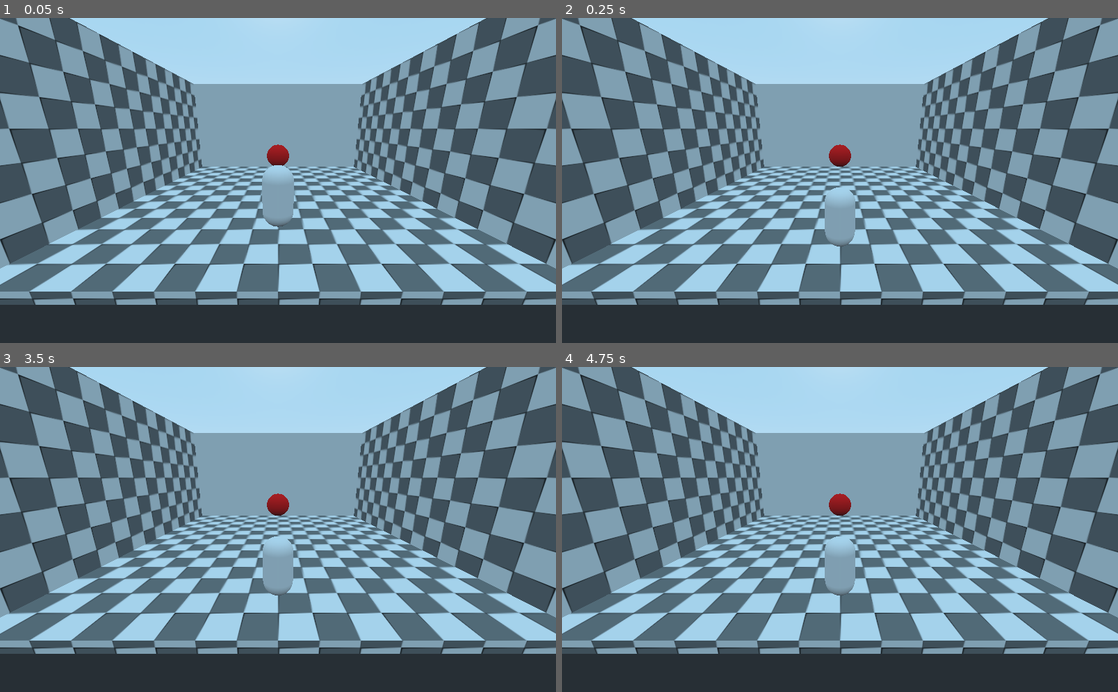
Above: before the commit, frames 1-4 (two rows, left to right).
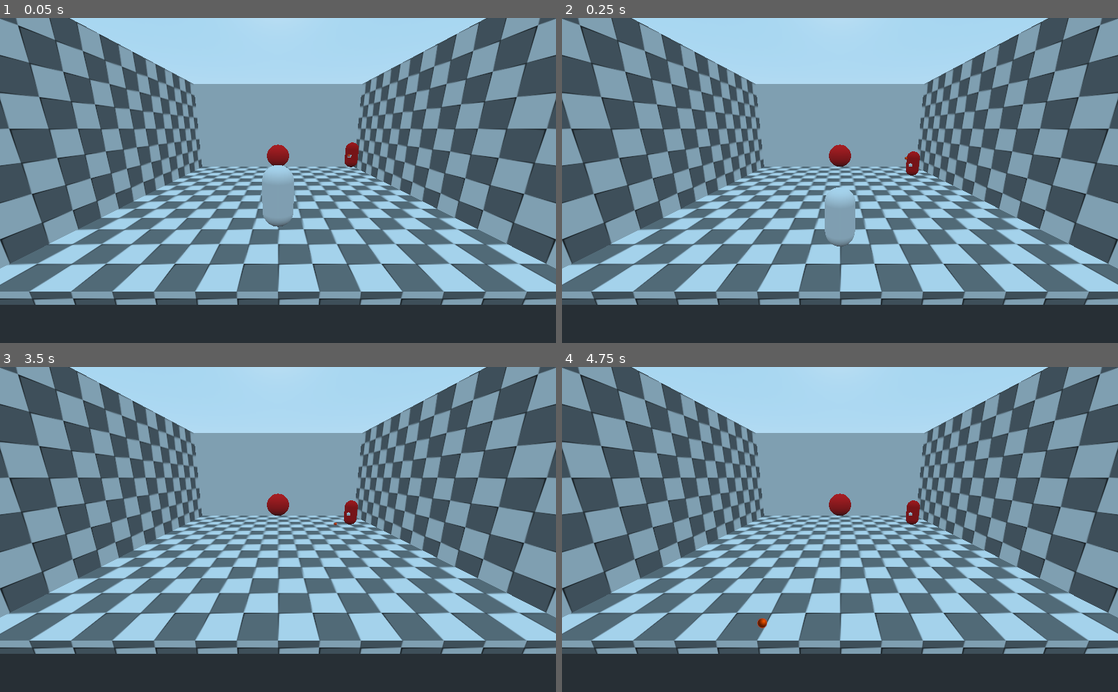
Above: after the commit, the same moments.

Repository: hellocld/bgsjam-xviii
Game: Godot game, scene res://Scenes/AAA_Primary/HallwayManager/HallwayManager.tscn
The game is run twice, just before and just after one commit, with the same random seed, the same clock (stepped at 60 frames per second) and the same inputs. The project has no main scene, so this scene is started directly.
Inputs:
- Up to frame 1 (0.05 s): no input
- Up to frame 2 (0.25 s): no input
- Up to frame 3 (3.5 s): tap Enter at 0.5, 2 s; tap Space at 1.25, 2.75 s
- Up to frame 4 (4.75 s): tap Enter at 4.25 s

The runs differ from the first frame. In frame 1, 0.2% of the frame differs, in the area x 62-65%, y 38-46%; in frame 2, 0.2%; in frame 3, 0.9%; in frame 4, 1.0%, in the area x 35-65%, y 41-81%.
Error after the commit: Invalid get index 'global_transform' (on base: 'previously freed instance'). (res://Scenes/Creatures/Enemies/TestEnemy/WeaponPivot.gd:7)

Commit message:
Add enemy that shoots at you

Diff:
--- a/Autoloads/GameManager/GameManager.gd
+++ b/Autoloads/GameManager/GameManager.gd
@@ -1,12 +1,31 @@
 extends Node
 
-
+var _player : BaseCreature setget set_player,get_player
+var _hallway_manager : HallwayManager setget set_hallway_manager,get_hallway_manager
 var gravity = Vector3(0, -0.4, 0)
 var in_hall_transition := false
+
 
 func _ready() -> void:
 	EventBus.connect("hall_completed", self, "_on_hall_completed")
 	EventBus.connect("hall_start", self, "_on_hall_start")
+
+
+func set_player(player:BaseCreature) -> void:
+	_player = player
+
+
+func get_player() -> BaseCreature:
+	return _player
+
+
+func set_hallway_manager(hm:HallwayManager) -> void:
+	_hallway_manager = hm
+
+
+func get_hallway_manager() -> HallwayManager:
+	return _hallway_manager
+
 
 func _on_hall_completed() -> void:
 	in_hall_transition = true
--- a/EnemyBullet.gd
+++ /dev/null
@@ -1,10 +0,0 @@
-extends BaseCreature
-
-
-
-func _ready():
-	velocity = Vector3.FORWARD * Move_Speed
-
-
-func _on_Health_killed() -> void:
-	queue_free()
--- a/Scenes/AAA_Primary/HallwayManager/HallwayManager.gd
+++ b/Scenes/AAA_Primary/HallwayManager/HallwayManager.gd
@@ -1,3 +1,4 @@
+class_name HallwayManager
 extends Spatial
 
 export(float) var Hall_Transition_Speed := 2.0
@@ -12,6 +13,7 @@
 
 
 func _ready() -> void:
+	GameManager.set_hallway_manager(self)
 	EventBus.connect("hall_transtion_start", self, "_on_hall_transition_start")
 	# Select/instance first and second hall tiles
 	var first = _instance_random_hallway()
--- /dev/null
+++ b/Scenes/Creatures/Bullets/AAA_Baseline/BaseBullet.gd
@@ -0,0 +1,9 @@
+extends BaseCreature
+
+
+func _physics_process(delta):
+	velocity = -global_transform.basis.z * Move_Speed
+
+
+func _on_Health_killed() -> void:
+	queue_free()
--- /dev/null
+++ b/Scenes/Creatures/Bullets/AAA_Baseline/BaseEnemyBullet.tscn
@@ -0,0 +1,24 @@
+[gd_scene load_steps=4 format=2]
+
+[ext_resource path="res://Scenes/Creatures/Bullets/AAA_Baseline/BaseBullet.gd" type="Script" id=1]
+[ext_resource path="res://Scenes/Creatures/AAA_Baseline/EnemyCreature.tscn" type="PackedScene" id=2]
+
+[sub_resource type="SphereShape" id=1]
+radius = 0.05
+
+[node name="BaseEnemyBullet" instance=ExtResource( 2 )]
+collision_layer = 16
+collision_mask = 3
+script = ExtResource( 1 )
+Move_Speed = 2.0
+Apply_Gravity = false
+
+[node name="Hitbox" parent="." index="1"]
+collision_layer = 8
+collision_mask = 4
+
+[node name="CollisionShape" type="CollisionShape" parent="Hitbox" index="0"]
+shape = SubResource( 1 )
+
+[node name="Health" parent="." index="2"]
+Max_Health = 1
--- /dev/null
+++ b/Scenes/Creatures/Bullets/AAA_Baseline/BasePlayerBullet.tscn
@@ -0,0 +1,24 @@
+[gd_scene load_steps=4 format=2]
+
+[ext_resource path="res://Scenes/Creatures/Bullets/AAA_Baseline/BaseBullet.gd" type="Script" id=1]
+[ext_resource path="res://Scenes/Creatures/AAA_Baseline/EnemyCreature.tscn" type="PackedScene" id=2]
+
+[sub_resource type="SphereShape" id=1]
+radius = 0.1
+
+[node name="BasePlayerBullet" instance=ExtResource( 2 )]
+collision_layer = 0
+collision_mask = 0
+script = ExtResource( 1 )
+Move_Speed = 2.0
+Apply_Gravity = false
+
+[node name="Hitbox" parent="." index="1"]
+collision_layer = 16
+collision_mask = 2
+
+[node name="CollisionShape" type="CollisionShape" parent="Hitbox" index="0"]
+shape = SubResource( 1 )
+
+[node name="Health" parent="." index="2"]
+Max_Health = 1
--- a/Scenes/Creatures/Bullets/BaseBullet/Bullet.gd
+++ /dev/null
@@ -1,6 +0,0 @@
-extends BaseCreature
-
-
-
-func _physics_process(delta) -> void:
-	 move_and_slide(Vector3.FORWARD * Move_Speed, Vector3.UP)
--- /dev/null
+++ b/Scenes/Creatures/Bullets/TestEnemyBullet/TestEnemyBullet.tscn
@@ -0,0 +1,24 @@
+[gd_scene load_steps=5 format=2]
+
+[ext_resource path="res://Textures/AAA_Util/orb.svg" type="Texture" id=1]
+[ext_resource path="res://Scenes/Creatures/Bullets/AAA_Baseline/BaseEnemyBullet.tscn" type="PackedScene" id=2]
+
+[sub_resource type="SpatialMaterial" id=1]
+flags_transparent = true
+flags_unshaded = true
+params_billboard_mode = 1
+albedo_color = Color( 1, 0.356863, 0, 1 )
+albedo_texture = ExtResource( 1 )
+
+[sub_resource type="QuadMesh" id=2]
+material = SubResource( 1 )
+size = Vector2( 0.1, 0.1 )
+
+[node name="TestEnemyBullet" instance=ExtResource( 2 )]
+collision_layer = 0
+collision_mask = 0
+Move_Speed = 4.0
+
+[node name="MeshInstance" type="MeshInstance" parent="MeshPivot" index="0"]
+mesh = SubResource( 2 )
+material/0 = null
--- a/Scenes/Creatures/Bullets/TestPlayerBullet/TestPlayerBullet.tscn
+++ b/Scenes/Creatures/Bullets/TestPlayerBullet/TestPlayerBullet.tscn
@@ -1,6 +1,6 @@
 [gd_scene load_steps=7 format=2]
 
-[ext_resource path="res://EnemyBullet.gd" type="Script" id=1]
+[ext_resource path="res://Scenes/Creatures/Bullets/AAA_Baseline/BaseBullet.gd" type="Script" id=1]
 [ext_resource path="res://Scenes/Creatures/AAA_Baseline/EnemyCreature.tscn" type="PackedScene" id=2]
 [ext_resource path="res://Textures/AAA_Util/orb.svg" type="Texture" id=3]
 
@@ -19,10 +19,10 @@
 size = Vector2( 0.1, 0.1 )
 
 [node name="TestPlayerBullet" instance=ExtResource( 2 )]
-collision_layer = 16
-collision_mask = 3
+collision_layer = 0
+collision_mask = 0
 script = ExtResource( 1 )
-Move_Speed = 10.0
+Move_Speed = 6.0
 Apply_Gravity = false
 
 [node name="Hitbox" parent="." index="1"]
--- a/Scenes/Creatures/Enemies/TestEnemy/TestEnemy.tscn
+++ b/Scenes/Creatures/Enemies/TestEnemy/TestEnemy.tscn
@@ -1,23 +1,52 @@
-[gd_scene load_steps=6 format=2]
+[gd_scene load_steps=11 format=2]
 
 [ext_resource path="res://Scenes/Creatures/AAA_Baseline/EnemyCreature.tscn" type="PackedScene" id=1]
-[ext_resource path="res://Scenes/Creatures/Enemies/TestEnemy/TestEnemy.gd" type="Script" id=2]
+[ext_resource path="res://Scenes/Weapons/AAA_Baseline/Weapon.tscn" type="PackedScene" id=2]
+[ext_resource path="res://Scenes/Creatures/Bullets/TestEnemyBullet/TestEnemyBullet.tscn" type="PackedScene" id=3]
+[ext_resource path="res://Scenes/Creatures/Enemies/TestEnemy/WeaponPivot.gd" type="Script" id=4]
+[ext_resource path="res://Scenes/Creatures/Enemies/TestEnemy/TestEnemy.gd" type="Script" id=5]
 
-[sub_resource type="BoxShape" id=1]
+[sub_resource type="CapsuleShape" id=1]
+radius = 0.25
+height = 0.5
 
-[sub_resource type="BoxShape" id=3]
+[sub_resource type="CapsuleShape" id=2]
+radius = 0.3
+height = 0.5
 
-[sub_resource type="CubeMesh" id=2]
+[sub_resource type="CapsuleMesh" id=3]
+radius = 0.25
+mid_height = 0.5
+
+[sub_resource type="SpatialMaterial" id=4]
+albedo_color = Color( 0.929412, 0.0705882, 0.0705882, 1 )
+
+[sub_resource type="CubeMesh" id=5]
+size = Vector3( 0.1, 0.1, 0.2 )
 
 [node name="TestEnemy" instance=ExtResource( 1 )]
-script = ExtResource( 2 )
+script = ExtResource( 5 )
 
 [node name="PhysCollision" parent="." index="0"]
+transform = Transform( 1, 0, 0, 0, -4.37114e-08, -1, 0, 1, -4.37114e-08, 0, 0, 0 )
 shape = SubResource( 1 )
 
 [node name="CollisionShape" type="CollisionShape" parent="Hitbox" index="0"]
-shape = SubResource( 3 )
+transform = Transform( 1, 0, 0, 0, -4.37114e-08, -1, 0, 1, -4.37114e-08, 0, 0, 0 )
+shape = SubResource( 2 )
 
 [node name="MeshInstance" type="MeshInstance" parent="MeshPivot" index="0"]
-mesh = SubResource( 2 )
+transform = Transform( 1, 0, 0, 0, -4.37114e-08, -1, 0, 1, -4.37114e-08, 0, 0, 0 )
+mesh = SubResource( 3 )
+material/0 = SubResource( 4 )
+
+[node name="WeaponPivot" type="Position3D" parent="." index="4"]
+script = ExtResource( 4 )
+
+[node name="Weapon" parent="WeaponPivot" index="0" instance=ExtResource( 2 )]
+transform = Transform( 1, 0, 0, 0, 1, 0, 0, 0, 1, 0, 0, -0.4 )
+Bullet = ExtResource( 3 )
+
+[node name="MeshInstance" type="MeshInstance" parent="WeaponPivot/Weapon" index="1"]
+mesh = SubResource( 5 )
 material/0 = null
--- /dev/null
+++ b/Scenes/Creatures/Enemies/TestEnemy/WeaponPivot.gd
@@ -0,0 +1,8 @@
+extends Position3D
+
+
+func _physics_process(delta):
+	var target = GameManager.get_player()
+	if target && !GameManager.in_hall_transition:
+		look_at(target.global_transform.origin, Vector3.UP)
+		$Weapon.fire()
--- a/Scenes/Creatures/Player/PlayerCreature.gd
+++ b/Scenes/Creatures/Player/PlayerCreature.gd
@@ -6,6 +6,7 @@
 var weapon : Weapon
 
 func _ready() -> void:
+	GameManager.set_player(self)
 	if Weapon_Path:
 		weapon = get_node(Weapon_Path)
 
--- a/Scenes/Creatures/Player/PlayerCreature.tscn
+++ b/Scenes/Creatures/Player/PlayerCreature.tscn
@@ -1,8 +1,9 @@
-[gd_scene load_steps=7 format=2]
+[gd_scene load_steps=8 format=2]
 
 [ext_resource path="res://Scenes/Creatures/AAA_Baseline/BaseCreature.tscn" type="PackedScene" id=1]
 [ext_resource path="res://Scenes/Creatures/Player/PlayerCreature.gd" type="Script" id=2]
-[ext_resource path="res://Scenes/Creatures/Weapons/AAA_Baseline/Weapon.tscn" type="PackedScene" id=3]
+[ext_resource path="res://Scenes/Weapons/AAA_Baseline/Weapon.tscn" type="PackedScene" id=3]
+[ext_resource path="res://Scenes/Creatures/Bullets/TestPlayerBullet/TestPlayerBullet.tscn" type="PackedScene" id=4]
 
 [sub_resource type="CapsuleShape" id=1]
 radius = 0.25
@@ -40,3 +41,5 @@
 material/0 = null
 
 [node name="Weapon" parent="." index="4" instance=ExtResource( 3 )]
+Bullet = ExtResource( 4 )
+Cooldown = 0.1
--- a/Scenes/Creatures/Weapons/AAA_Baseline/Weapon.tscn
+++ /dev/null
@@ -1,13 +0,0 @@
-[gd_scene load_steps=3 format=2]
-
-[ext_resource path="res://Scenes/Creatures/Weapons/AAA_Baseline/Weapon.gd" type="Script" id=1]
-[ext_resource path="res://Scenes/Creatures/Bullets/TestPlayerBullet/TestPlayerBullet.tscn" type="PackedScene" id=2]
-
-[node name="Weapon" type="Position3D"]
-script = ExtResource( 1 )
-Bullet = ExtResource( 2 )
-
-[node name="Cooldown" type="Timer" parent="."]
-process_mode = 0
-wait_time = 0.1
-one_shot = true
--- a/Scenes/Hallways/TestHallway/TestHallway.tscn
+++ b/Scenes/Hallways/TestHallway/TestHallway.tscn
@@ -1,10 +1,11 @@
-[gd_scene load_steps=7 format=2]
+[gd_scene load_steps=8 format=2]
 
 [ext_resource path="res://Textures/AAA_Util/checker.svg" type="Texture" id=1]
 [ext_resource path="res://Scenes/Hallways/AAA_Baseline/BaseHallway.tscn" type="PackedScene" id=2]
 [ext_resource path="res://Scenes/Creatures/Enemies/HallCompleteSwitch/HallCompleteSwitch.tscn" type="PackedScene" id=3]
 [ext_resource path="res://Scenes/Hallways/TestHallway/Door.tscn" type="PackedScene" id=4]
 [ext_resource path="res://Scenes/Hallways/TestHallway/Autostarter.gd" type="Script" id=5]
+[ext_resource path="res://Scenes/Creatures/Enemies/TestEnemy/TestEnemy.tscn" type="PackedScene" id=6]
 
 [sub_resource type="SpatialMaterial" id=1]
 albedo_texture = ExtResource( 1 )
@@ -48,5 +49,8 @@
 script = ExtResource( 5 )
 Hallway_Path = NodePath("..")
 
+[node name="TestEnemy" parent="." index="5" instance=ExtResource( 6 )]
+transform = Transform( -1, 0, -8.74228e-08, 0, 1, 0, 8.74228e-08, 0, -1, 3, 1, -5 )
+
 [connection signal="switch_destroyed" from="HallCompleteSwitch" to="Door" method="_on_HallCompleteSwitch_switch_destroyed"]
 [connection signal="door_open" from="Door" to="." method="hall_ready_to_transition"]
--- a/Scenes/Creatures/Weapons/AAA_Baseline/Weapon.gd
+++ b/Scenes/Weapons/AAA_Baseline/Weapon.gd
@@ -2,6 +2,7 @@
 extends Position3D
 
 export(PackedScene) var Bullet : PackedScene
+export(float) var Cooldown := 1.0
 
 var cooldown : Timer
 
@@ -13,7 +14,7 @@
 func fire() -> void:
 	if !cooldown.is_stopped():
 		return
-	var b = Bullet.instance() as Spatial
-	get_tree().get_root().add_child(b)
+	var b = Bullet.instance() as BaseCreature
+	GameManager.get_hallway_manager().add_bullet(b)
 	b.global_transform = global_transform
-	cooldown.start()
+	cooldown.start(Cooldown)
--- /dev/null
+++ b/Scenes/Weapons/AAA_Baseline/Weapon.tscn
@@ -0,0 +1,11 @@
+[gd_scene load_steps=2 format=2]
+
+[ext_resource path="res://Scenes/Weapons/AAA_Baseline/Weapon.gd" type="Script" id=1]
+
+[node name="Weapon" type="Position3D"]
+script = ExtResource( 1 )
+
+[node name="Cooldown" type="Timer" parent="."]
+process_mode = 0
+wait_time = 0.1
+one_shot = true
--- /dev/null
+++ b/Scenes/Weapons/Enemy/TestEnemyShooter.tscn
@@ -0,0 +1,9 @@
+[gd_scene load_steps=2 format=2]
+
+[ext_resource path="res://Scenes/Weapons/AAA_Baseline/Weapon.tscn" type="PackedScene" id=1]
+
+[node name="Weapon" instance=ExtResource( 1 )]
+Bullet = null
+
+[node name="Cooldown" parent="." index="0"]
+wait_time = 1.0
--- a/project.godot
+++ b/project.godot
@@ -19,14 +19,20 @@
 "language": "GDScript",
 "path": "res://Scenes/Hallways/AAA_Baseline/BaseHallway.gd"
 }, {
+"base": "Spatial",
+"class": "HallwayManager",
+"language": "GDScript",
+"path": "res://Scenes/AAA_Primary/HallwayManager/HallwayManager.gd"
+}, {
 "base": "Position3D",
 "class": "Weapon",
 "language": "GDScript",
-"path": "res://Scenes/Creatures/Weapons/AAA_Baseline/Weapon.gd"
+"path": "res://Scenes/Weapons/AAA_Baseline/Weapon.gd"
 } ]
 _global_script_class_icons={
 "BaseCreature": "",
 "Hallway": "",
+"HallwayManager": "",
 "Weapon": ""
 }
 
